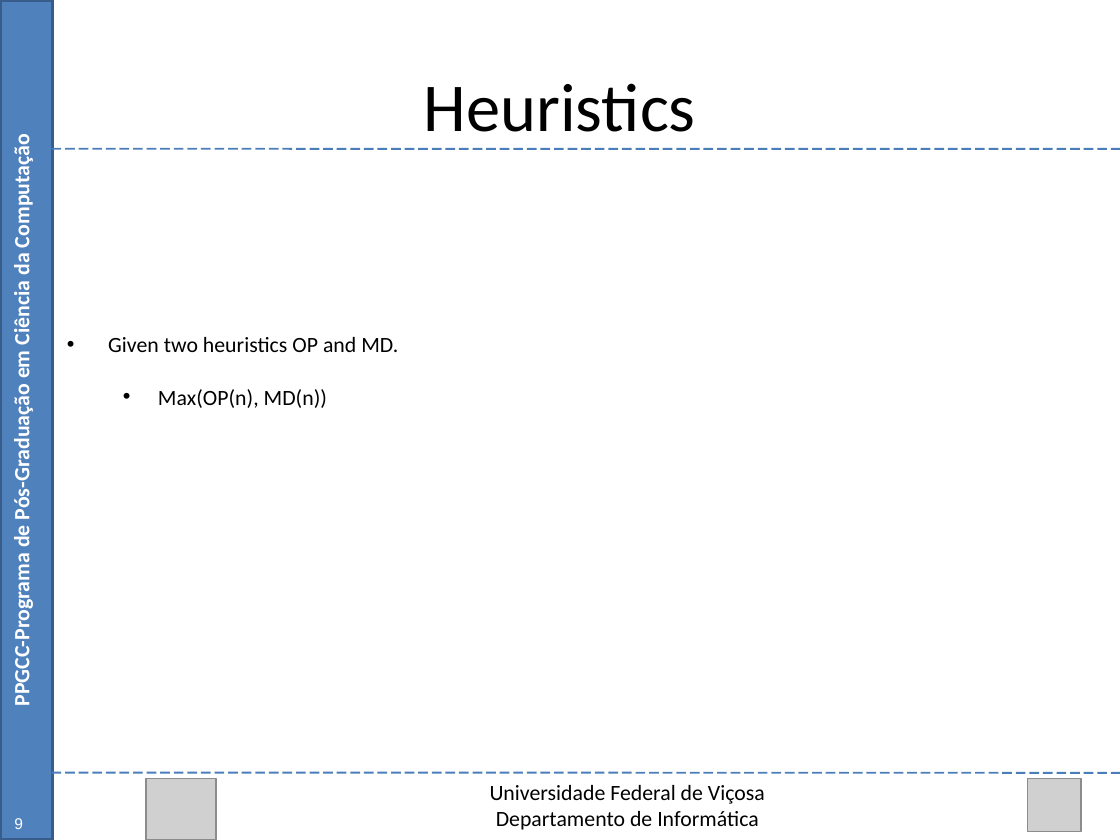
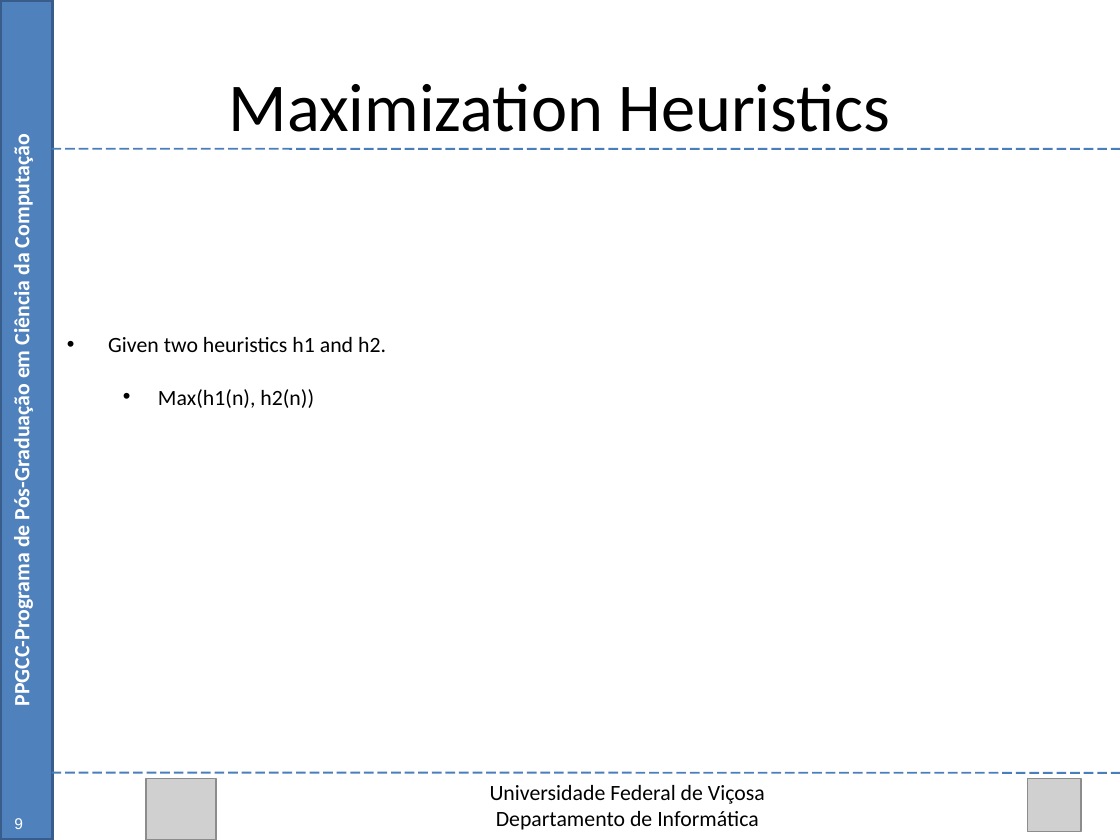
Before and after one commit to Marvinsky/research-marvin, a slide deck: slide 9 of latex/odp/selection heuristics.odp. Drawn at 1120x840 pixels with LibreOffice and Linux fonts; fonts in the diff are those of the drawing; grey boxes stand for pictures. Boxes give left, top, right and bottom in pixels: in the first picture for what was removed or moved away, otherwise in the second. Text is boxed around its words. In the diff, an @@ line names an element or a change of style, - is before the commit and + after.

Commit message:
12/09/15 update selection heuristic

```diff
--- a/latex/odp/selection heuristics.odp
+++ b/latex/odp/selection heuristics.odp
@@ text at bbox=[229, 83, 891, 132]: text changed @@
-Heuristics
+Maximization Heuristics
@@ text at bbox=[108, 337, 386, 408]: text changed @@
-• Given two heuristics OP and MD.
-  • Max(OP(n), MD(n))
+• Given two heuristics h1 and h2.
+  • Max(h1(n), h2(n))
```
Also in this commit, not shown: 24 other slides changed, 1 slide removed, 3 other files.
